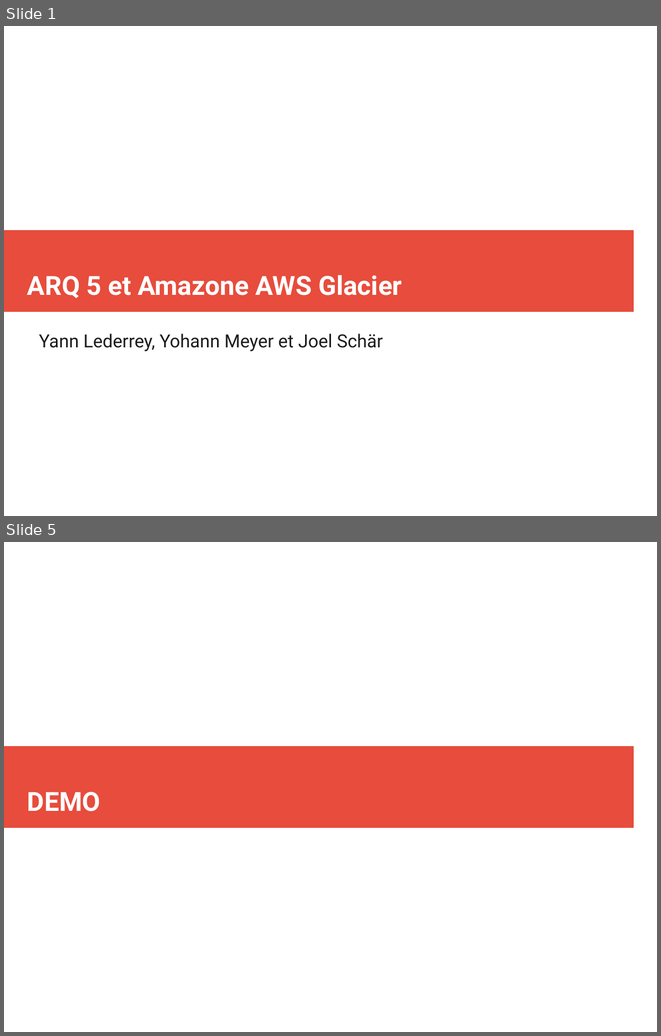
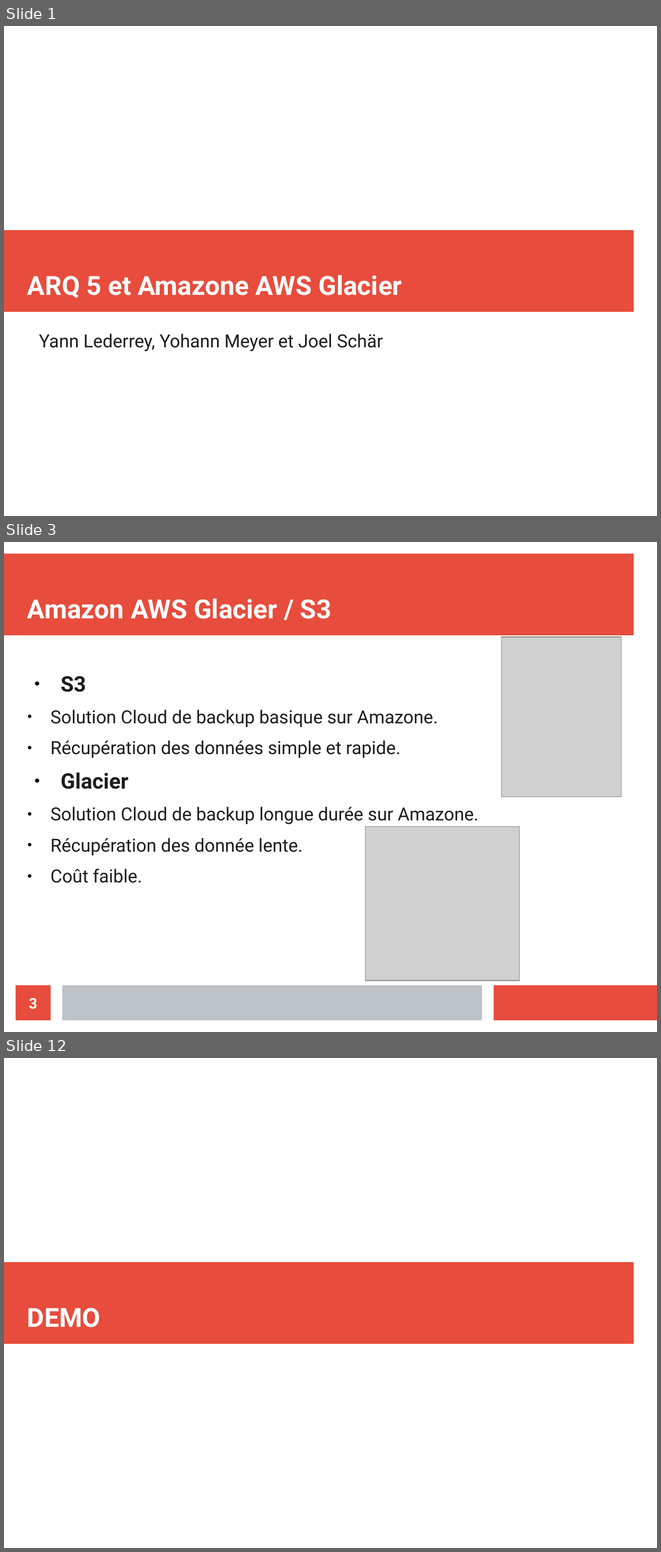
Before and after one commit to Nyahon/AIT, a slide deck: AIT_Amazon_Presentation.odp. Shown one above the other, each under a label of ours: slides 1 and 5 before the commit, slides 1, 3 and 12 after it; the slides between them are not shown. The pictures are 661x1036 and 661x1552 pixels, drawn with LibreOffice and Linux fonts; fonts in the diff are those of the drawing; grey boxes stand for pictures. Boxes give left, top, right and bottom in pixels: in the first picture for what was removed or moved away, otherwise in the second. Text is boxed around its words. In the diff, an @@ line names an element or a change of style, - is before the commit and + after.

```diff
--- a/AIT_Amazon_Presentation.odp
+++ b/AIT_Amazon_Presentation.odp
@@ slide 3 added at (x1=4, y1=542, x2=657, y2=1032), background #FFFFFF @@
@@ rectangle added at (x1=4, y1=554, x2=634, y2=636), fill #E74C3C @@
@@ title added at (x1=27, y1=598, x2=332, y2=619), 32 pt, text #FFFFFF, bold @@
+Amazon AWS Glacier / S3
@@ picture added at (x1=502, y1=637, x2=621, y2=797) @@
@@ text added at (x1=51, y1=676, x2=479, y2=883), 22 pt, text #1C1C1C @@
+● S3
+  ● Solution Cloud de backup basique sur Amazone.
+  ● Récupération des données simple et rapide.
+● Glacier
+  ● Solution Cloud de backup longue durée sur Amazone.
+  ● Récupération des donnée lente.
+  ● Coût faible.
@@ picture added at (x1=365, y1=827, x2=520, y2=980) @@
@@ page number added at (x1=16, y1=985, x2=51, y2=1020), fill #E74C3C, 18 pt, text #FFFFFF, bold @@
+3
@@ rectangle added at (x1=62, y1=985, x2=482, y2=1020), fill #BDC3C7 @@
@@ rectangle added at (x1=494, y1=985, x2=657, y2=1020), fill #E74C3C @@
@@ what was slide 5 is now slide 12 @@
```
Also in this commit, not shown: 1 slide changed, 8 other slides added, 2 slides removed.
